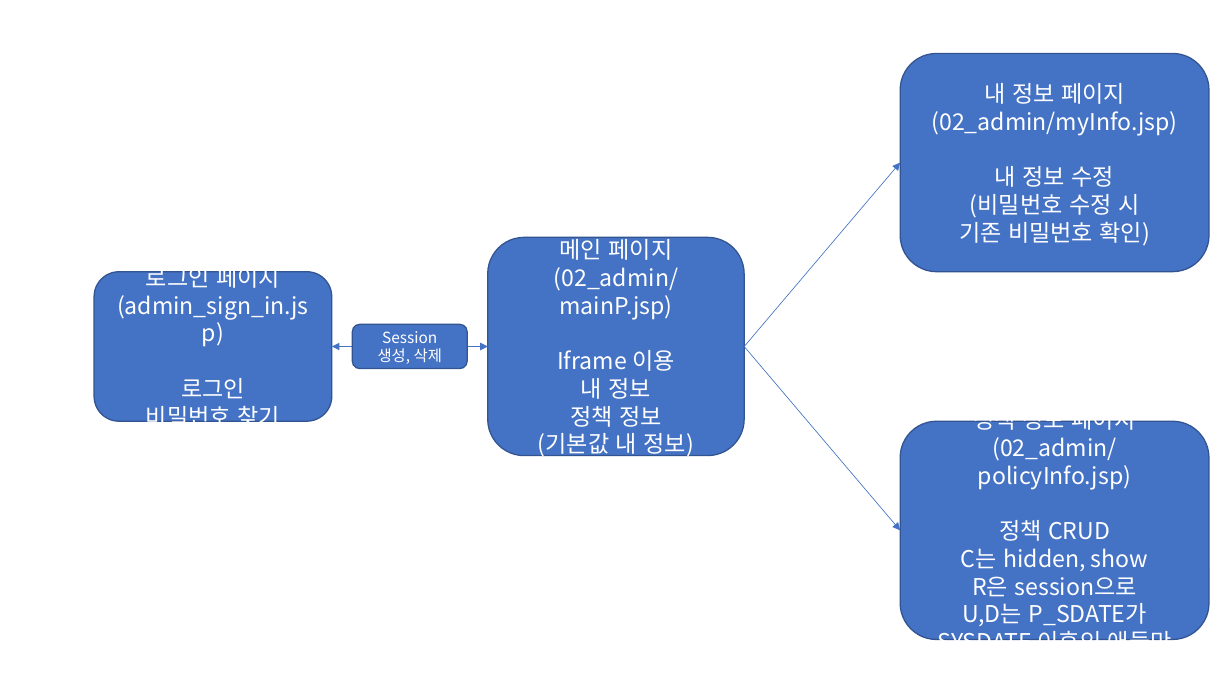
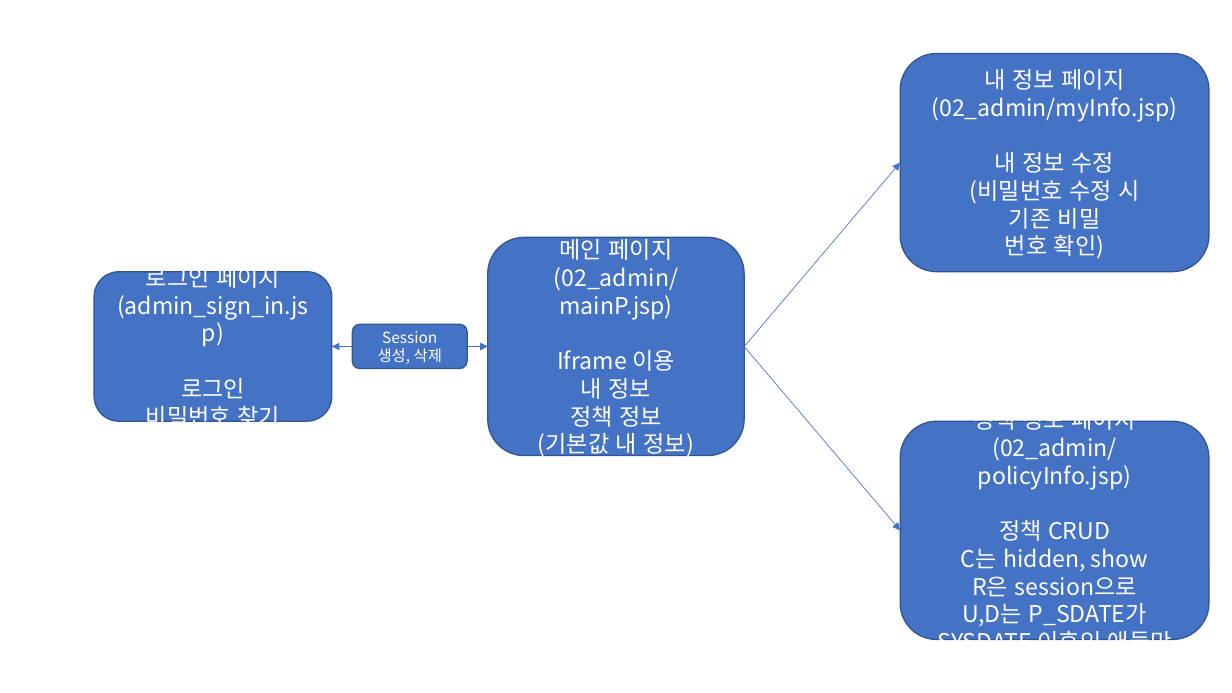
Before and after one commit to cjsan30/hubtest, a slide deck: slide 1 of 동욱) 관리자/관리자 페이지 관계도.pptx. Drawn at 1232x693 pixels with LibreOffice and Linux fonts; fonts in the diff are those of the drawing. Boxes give left, top, right and bottom in pixels: in the first picture for what was removed or moved away, otherwise in the second. Text is boxed around its words. In the diff, an @@ line names an element or a change of style, - is before the commit and + after.

```diff
--- a/동욱) 관리자/관리자 페이지 관계도.pptx
+++ b/동욱) 관리자/관리자 페이지 관계도.pptx
@@ text in rounded rectangle at <box>1005,208,1104,258</box>: text changed @@
-기존 비밀번호 확인)
+기존 비밀
+번호 확인)
```
Also in this commit, not shown: 6 other files.
